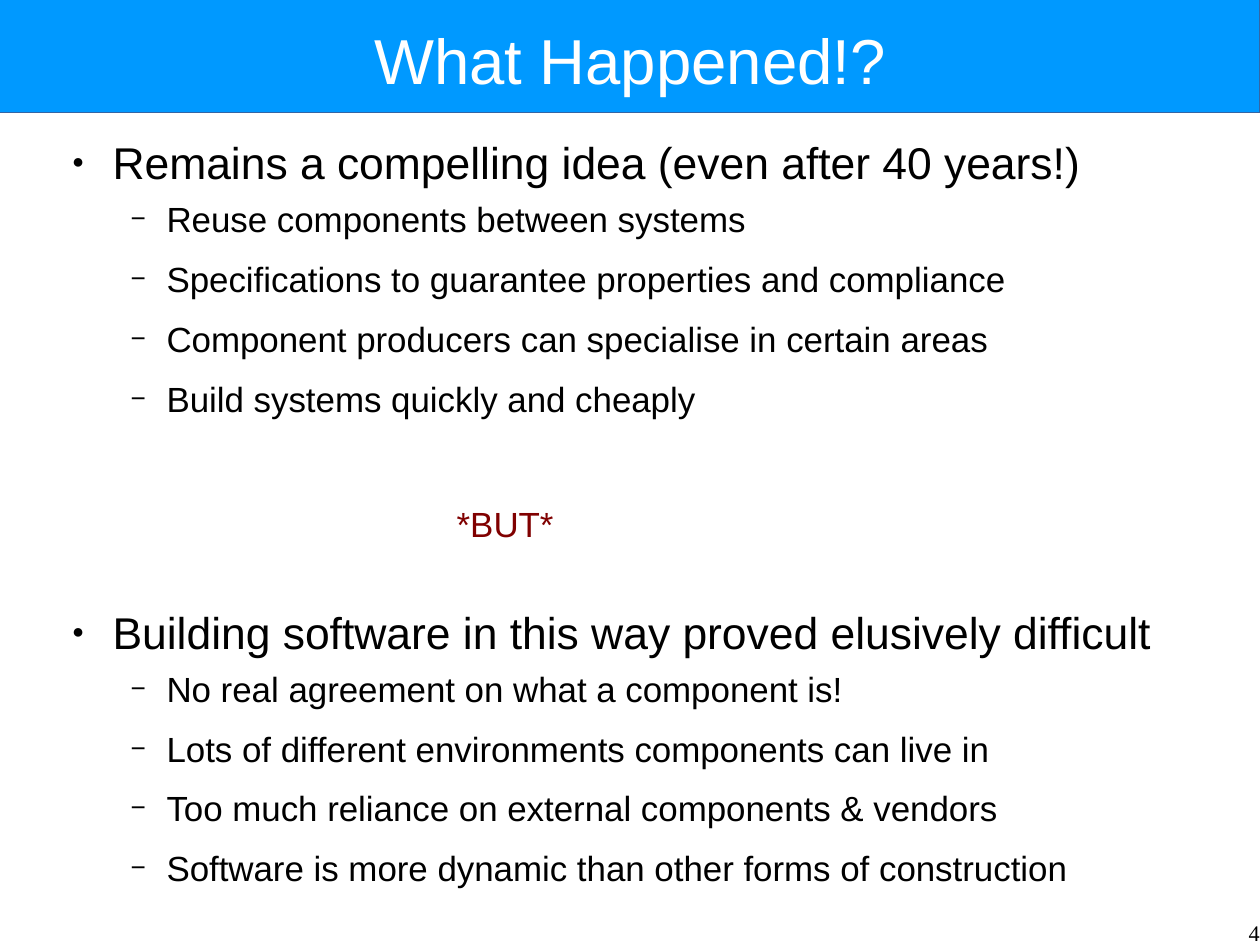
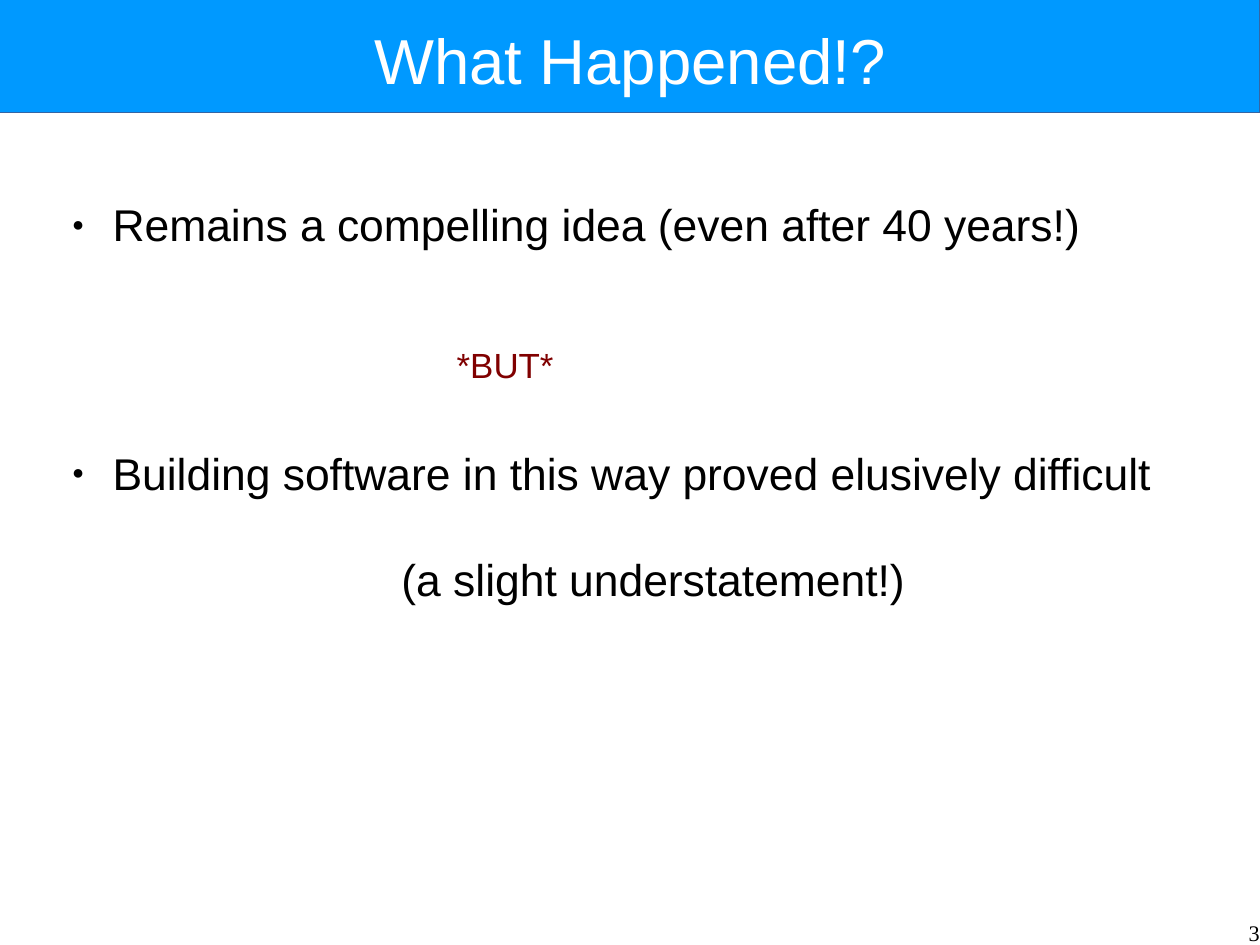
Before and after one commit to Intrinsarc/intrinsarc-evolve, a slide deck: slide 3 of Academic Work/lectures/components.odp (slide 4 before the commit). Drawn at 1260x945 pixels with LibreOffice and Linux fonts; fonts in the diff are those of the drawing. Boxes give left, top, right and bottom in pixels: in the first picture for what was removed or moved away, otherwise in the second. Text is boxed around its words. In the diff, an @@ line names an element or a change of style, - is before the commit and + after.

```diff
--- a/Academic Work/lectures/components.odp
+++ b/Academic Work/lectures/components.odp
@@ text at (113,354,1150,606): text changed; size 22 to 28 pt @@
-  − Reuse components between systems
-  − Specifications to guarantee properties and compliance
-  − Component producers can specialise in certain areas
-  − Build systems quickly and cheaply
-    *BUT*
-● Building software in this way proved elusively difficult
-  − No real agreement on what a component is!
-  − Lots of different environments components can live in
-  − Too much reliance on external components & vendors
-  − Software is more dynamic than other forms of construction
+  *BUT*
+● Building software in this way proved elusively difficult
+  (a slight understatement!)
@@ page number at (1249,926,1260,942): text changed @@
-4
+3
```
Also in this commit, not shown: 13 other slides changed, 8 slides added, 4 slides removed, 5 other files.
